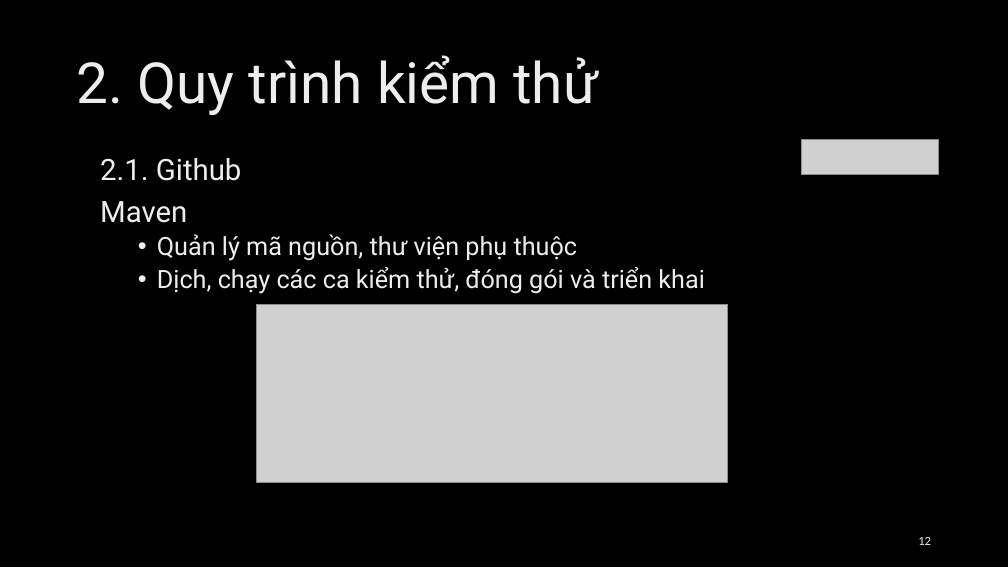
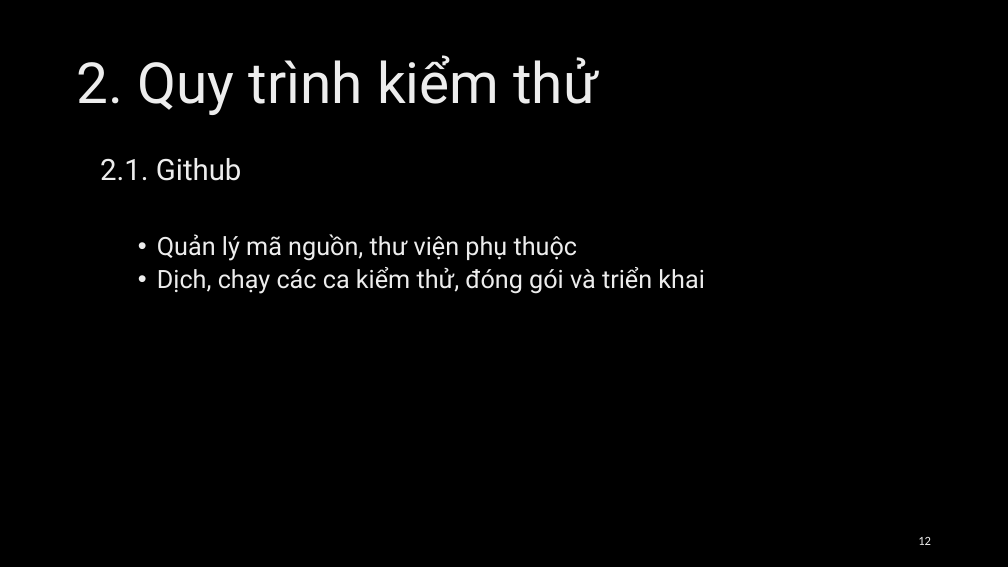
Before and after one commit to Loandt1/FuncTestGenerator, a slide deck: slide 12 of docs/Loandt_Presentation.pptx. Drawn at 1008x567 pixels with LibreOffice and Linux fonts; fonts in the diff are those of the drawing; grey boxes stand for pictures; background and template pictures are left out. Boxes give left, top, right and bottom in pixels: in the first picture for what was removed or moved away, otherwise in the second. Text is boxed around its words. In the diff, an @@ line names an element or a change of style, - is before the commit and + after.

```diff
--- a/docs/Loandt_Presentation.pptx
+++ b/docs/Loandt_Presentation.pptx
@@ picture removed at [802, 140, 939, 175] @@
@@ text at [100, 201, 187, 223]: paragraph removed @@
-Maven
@@ picture removed at [257, 305, 728, 483] @@
```
Also in this commit, not shown: 1 other slide changed, 13 other files.
